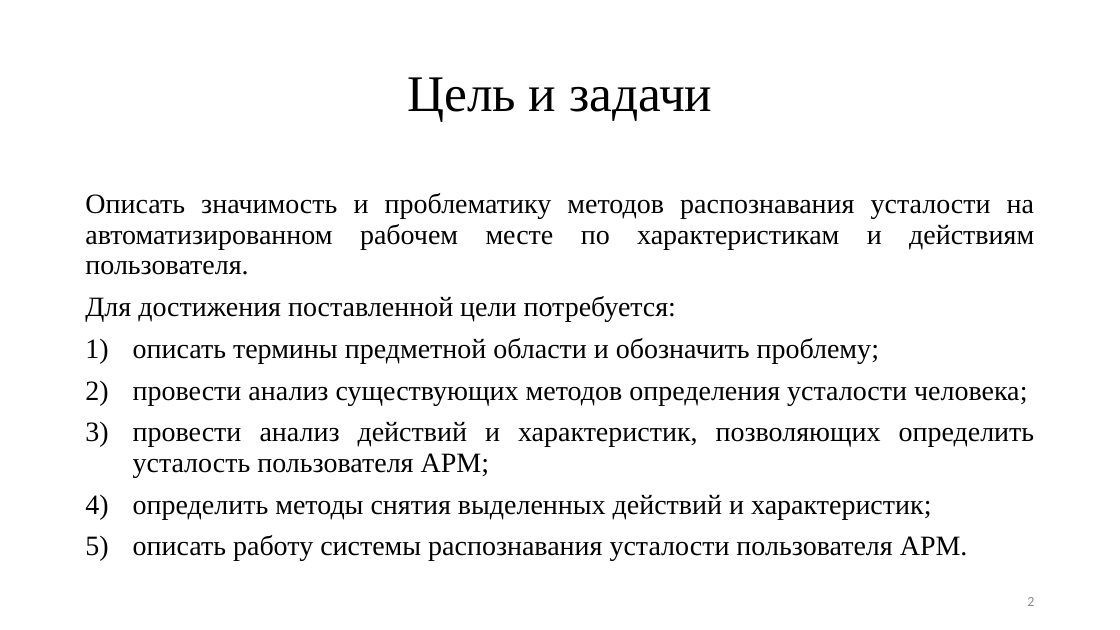
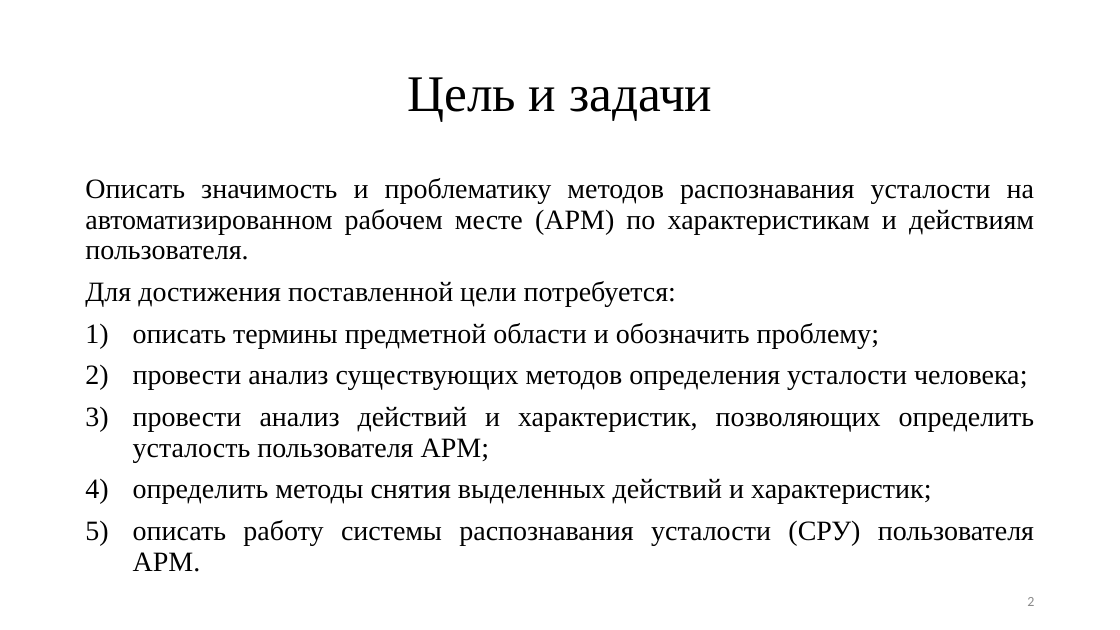
Before and after one commit to TheSawIsTheLaw/FatigueRecognitionSystem, a slide deck: slide 2 of Presentation/presentation.pptx. Drawn at 1120x630 pixels with LibreOffice and Linux fonts; fonts in the diff are those of the drawing. Boxes give left, top, right and bottom in pixels: in the first picture for what was removed or moved away, otherwise in the second. Text is boxed around its words. In the diff, an @@ line names an element or a change of style, - is before the commit and + after.

```diff
--- a/Presentation/presentation.pptx
+++ b/Presentation/presentation.pptx
@@ text at <box>85,178,1034,260</box>: text changed @@
-Описать значимость и проблематику методов распознавания усталости на автоматизированном рабочем месте по характеристикам и действиям пользователя.
+Описать значимость и проблематику методов распознавания усталости на автоматизированном рабочем месте (АРМ) по характеристикам и действиям пользователя.
@@ text at <box>133,520,1034,572</box>: text changed @@
-5) описать работу системы распознавания усталости пользователя АРМ.
+5) описать работу системы распознавания усталости (СРУ) пользователя АРМ.
```
Also in this commit, not shown: 2 other slides changed, 1 other file.
